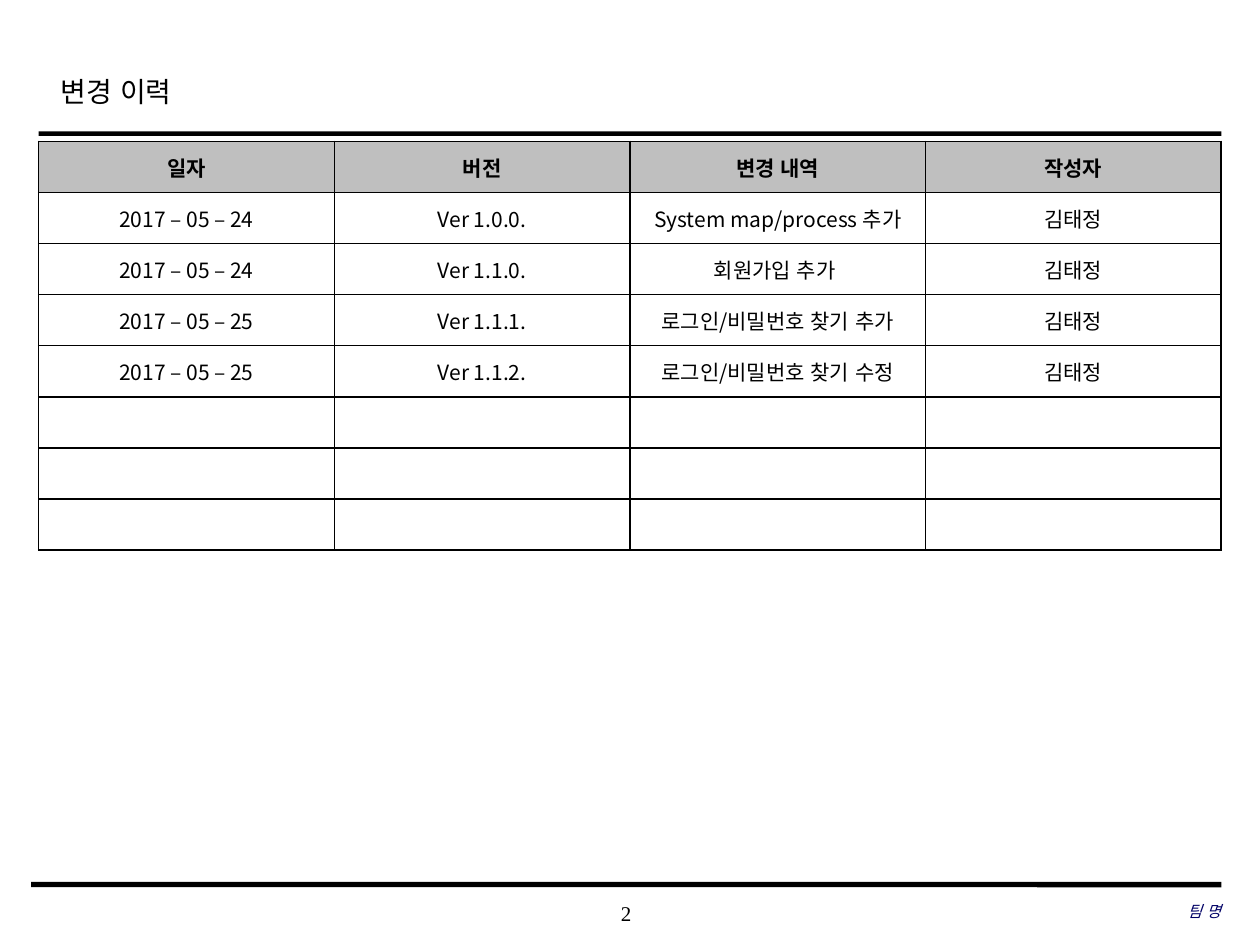
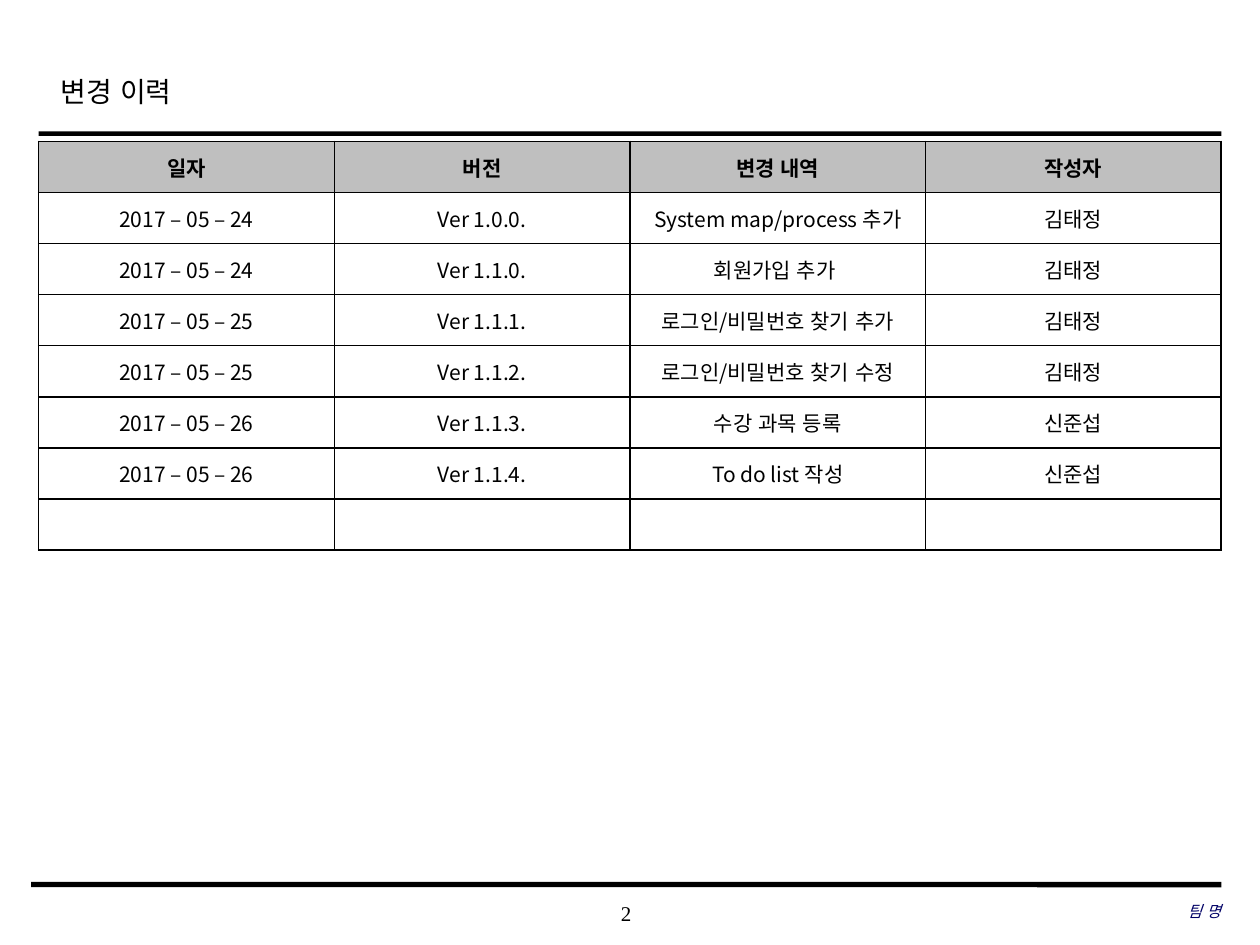
Before and after one commit to SE-admin/SE2017_6_blossom, a slide deck: slide 2 of doc/3_ 설계서/UI Design_6_blossom.pptx. Drawn at 1260x945 pixels with LibreOffice and Linux fonts; fonts in the diff are those of the drawing; background and template pictures are left out. Boxes give left, top, right and bottom in pixels: in the first picture for what was removed or moved away, otherwise in the second. Text is boxed around its words. In the diff, an @@ line names an element or a change of style, - is before the commit and + after.

Commit message:
2017 – 05 – 26 Ver 1.1.4. To do list 작성 신준섭

```diff
--- a/doc/3_ 설계서/UI Design_6_blossom.pptx
+++ b/doc/3_ 설계서/UI Design_6_blossom.pptx
@@ table at [39, 141, 1223, 549] @@
+row 6: 2017 – 05 – 26 | Ver 1.1.3. | 수강 과목 등록 | 신준섭
+row 7: 2017 – 05 – 26 | Ver 1.1.4. | To do list 작성 | 신준섭
-row 7:  |  |  | 
-row 8:  |  |  | 
```
Also in this commit, not shown: 4 slides added.
